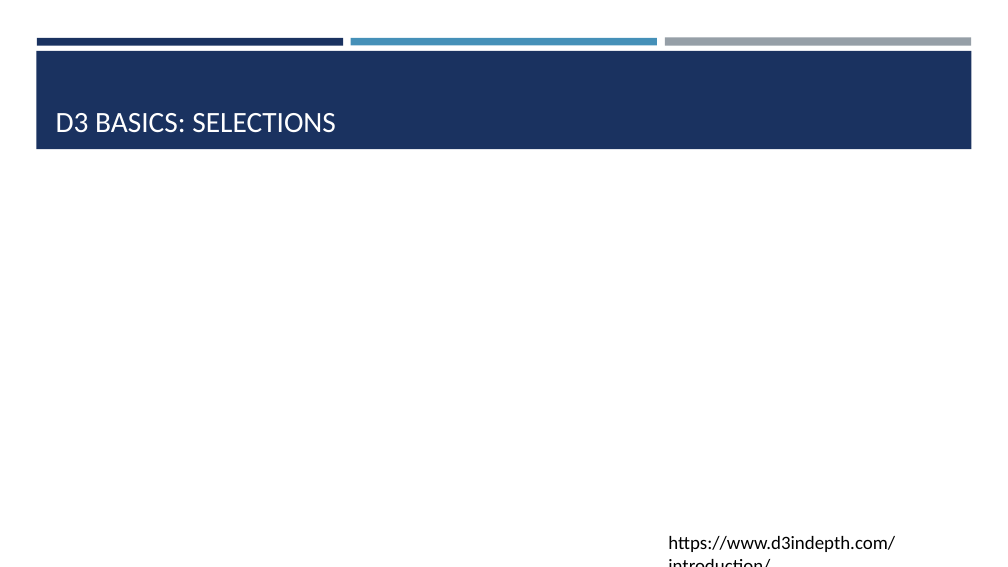
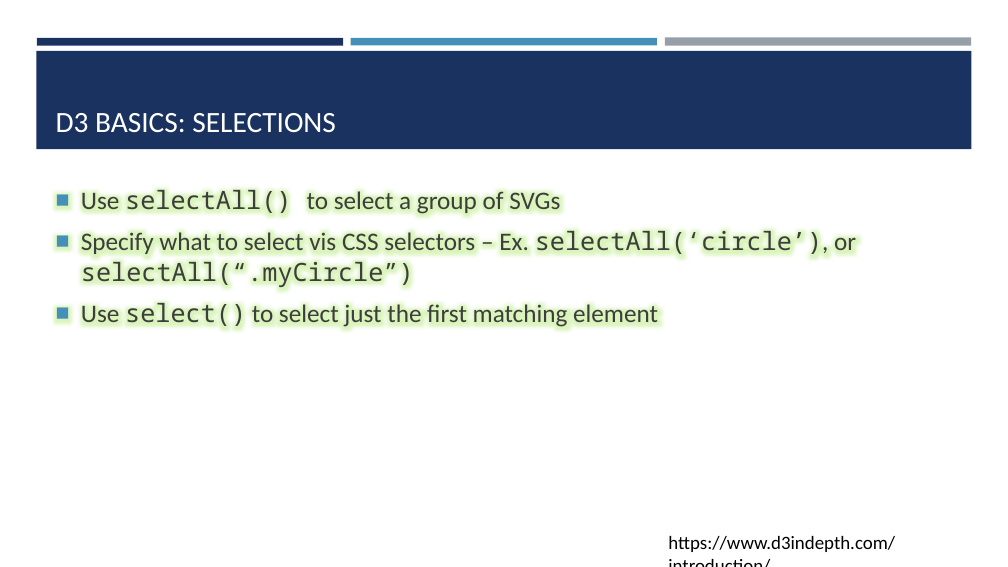
Before and after one commit to amosca01/SDS-CSC235, a slide deck: slide 11 of slides/06-d3.pptx. Drawn at 1008x567 pixels with LibreOffice and Linux fonts; fonts in the diff are those of the drawing. Boxes give left, top, right and bottom in pixels: in the first picture for what was removed or moved away, otherwise in the second. Text is boxed around its words. In the diff, an @@ line names an element or a change of style, - is before the commit and + after.

```diff
--- a/slides/06-d3.pptx
+++ b/slides/06-d3.pptx
@@ text added at bbox=[81, 185, 856, 329], 24 pt, text #3D3D3D @@
+■ Use selectAll() to select a group of SVGs
+■ Specify what to select vis CSS selectors – Ex. selectAll(‘circle’), or selectAll(“.myCircle”)
+■ Use select() to select just the first matching element
```
Also in this commit, not shown: 2 slides added, 12 other files.
